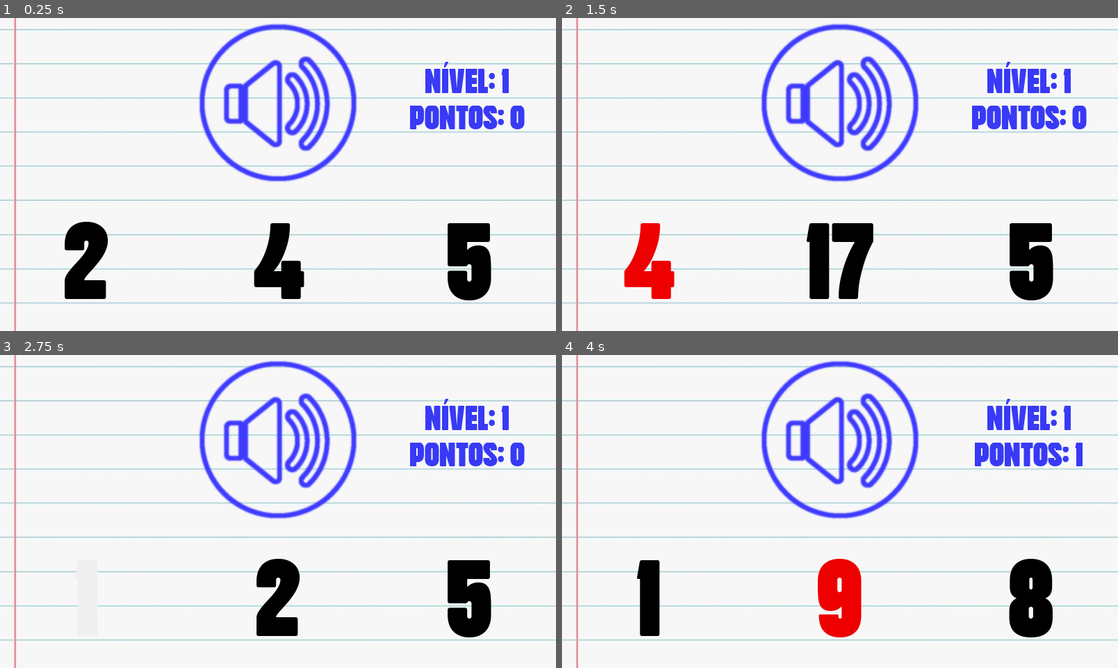
Above: before the commit, frames 1-4 (two rows, left to right).
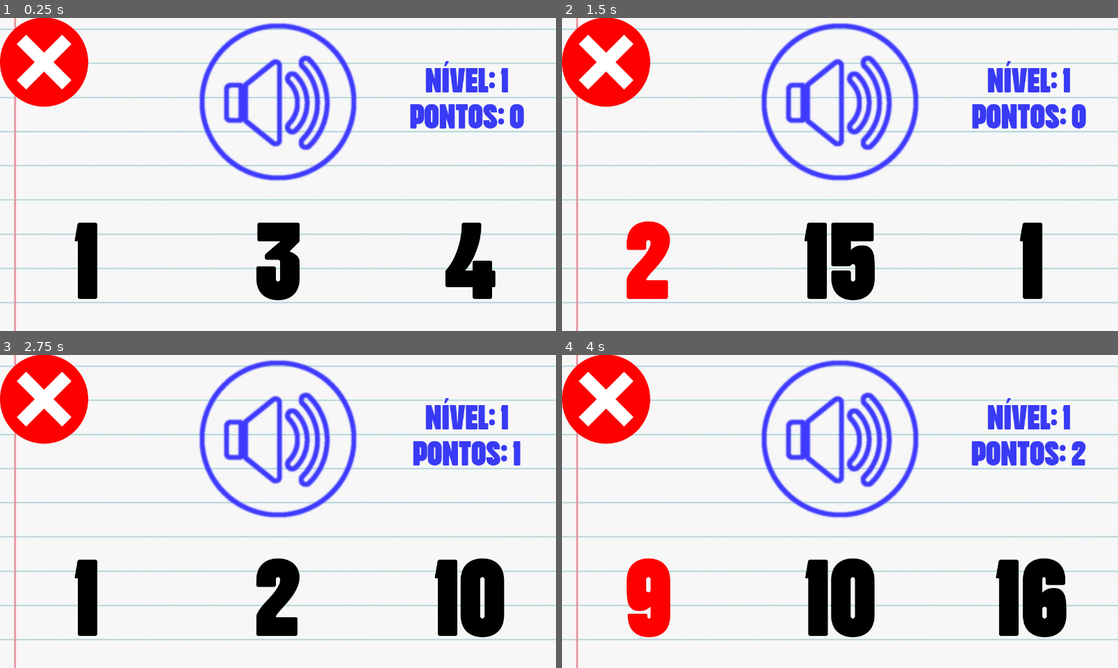
Above: after the commit, the same moments.

Repository: rauanb/Numeros
Game: Godot game, scene res://Main.tscn
The game is run twice, just before and just after one commit, with the same random seed, the same clock (stepped at 60 frames per second) and the same inputs. Sound files missing from this copy of the repository are replaced by a short silence.
Inputs:
- Up to frame 1 (0.25 s): no input
- Up to frame 2 (1.5 s): click "2" (after the commit: "1") at 0.5 s; click "4" (after the commit: "2") at 1.25 s
- Up to frame 3 (2.75 s): click "1" (after the commit: "9") at 2 s
- Up to frame 4 (4 s): click "2" at 2.75 s; click "9" at 3.5 s

The runs differ from the first frame. In frame 1, 9.8% of the frame differs, in the area x 0-100%, y 0-91%; in frame 2, 10%; in frame 3, 10%; in frame 4, 14%.

Commit message:
not hover

Diff:
--- a/Main.gd
+++ b/Main.gd
@@ -2,7 +2,7 @@
 
 var level = 1
 
-var audio_directories = ["res://Level1Sounds/", "res://Level2Sounds/", "res://Level3Sounds/"]
+#var audio_directories = ["res://level1sounds/", "res://level2sounds/", "res://level3sounds/"]
 var audio_list = []
 var name_list = []
 
@@ -11,10 +11,13 @@
 var score = 0
 
 func _ready():
+#	get_audio_list()
 	randomize()
 	OS.set_current_screen(0)
-	audio_list = get_audio_list(level)
-	name_list = audio_list
+#	audio_list = get_audio_list(level)
+	audio_list = Persistent.level1
+	audio_list.shuffle()
+#	name_list = audio_list
 	$CenterContainer/VBoxContainer/HBoxContainer2/Label.text = "Nível: " + str(level) + "\n" + "Pontos: " + str(score)
 	new_challenge()
 
@@ -23,25 +26,33 @@
 		get_tree().quit()
 
 func new_challenge():
+	$CenterContainer/VBoxContainer/HBoxContainer2/PlayButton.emit_signal("pressed")
 	sort_audio()
 
 
 
 func sort_audio():
 	if audio_list.empty():
-		level_up(0)
+		level_up()
 	else:
-		var sorted_audio = audio_list.pop_at(randi() % audio_list.size())
+		var sorted_audio = audio_list.pop_front()
 		sort_buttons(sorted_audio)
-		$audioNum.set_stream(load(audio_directories[level-1] + sorted_audio))
+		$audioNum.set_stream(load(sorted_audio))
 		$audioNum.play()
 
 
 func sort_buttons(correct):
-	var buttons_list = $CenterContainer/VBoxContainer/HBoxContainer.get_children()
+#	var buttons_list = $CenterContainer/VBoxContainer/HBoxContainer.get_children()
+	var buttons_list = [$CenterContainer/VBoxContainer/HBoxContainer/Alt1Button/Label,
+			$CenterContainer/VBoxContainer/HBoxContainer/Alt2Button/Label,
+			$CenterContainer/VBoxContainer/HBoxContainer/Alt3Button/Label]
+	for i in buttons_list.size():
+		buttons_list[i].release_focus()
+		buttons_list[i].add_color_override("font_color", Color(0, 0, 0, 1))
 	var sorted_button = buttons_list.pop_at(randi() % buttons_list.size())
 	correct_button = sorted_button
-	sorted_button.set_modulate(Color(1, 1, 1, 1))
+#	sorted_button.add_color_override("font_color", Color(1, 1, 1, 1))
+	sorted_button.release_focus()
 
 #	format label of button based on the sorted audio
 	correct.erase(0,correct.find("-")+1)
@@ -59,13 +70,14 @@
 
 func check(button):
 	if button == correct_button:
-		button.set_modulate(Color(0, 1, 0, 1))
+#		button.font_color(Color(0, 1, 0, 1))
+		button.add_color_override("font_color", Color(0, 1, 0, 1))
 		score += 1
 		$audioScore.play()
 		yield($audioScore,"finished")
 		update_score()
 	else:
-		button.set_modulate(Color(1, 0, 0, 1))
+		button.add_color_override("font_color", Color(1, 0, 0, 1))
 		$audioError.play()
 		yield($audioError,"finished")
 	new_challenge()
@@ -74,21 +86,28 @@
 	$CenterContainer/VBoxContainer/HBoxContainer2/Label.text = "Nível: " + str(level) + "\n" + "Pontos: " + str(score)
 
 	if score % 10 == 0:
-		level_up(1)
+		level_up()
 		$audioLevelUp.play()
 		yield($audioLevelUp,"finished")
 
-func level_up(incr):
-	level += incr
-	audio_list = get_audio_list(level)
+func level_up():
+	if level == 1:
+		audio_list = Persistent.level1
+	if level == 2:
+		audio_list = Persistent.level2
+	elif level == 3:
+		audio_list = Persistent.level3
+	elif level == 4:
+		audio_list = Persistent.level4
+
 	sort_audio()
 
 
 
-func get_audio_list(level):
+func get_audio_list():
 	var files = []
 	var dir = Directory.new()
-	dir.open(audio_directories[level-1])
+	dir.open("res://level2sounds/")
 	dir.list_dir_begin()
 
 	while true:
@@ -99,7 +118,9 @@
 			files.append(file)
 
 	dir.list_dir_end()
-	return files
+	for i in files.size():
+		files[i] = "res://level1sounds/" + files[i]
+	print(files)
 
 
 func _on_PlayButton_button_up():
@@ -107,13 +128,18 @@
 
 
 func _on_Alt1Button_button_up():
-	check(get_node("CenterContainer/VBoxContainer/HBoxContainer/Alt1Button"))
+	check(get_node("CenterContainer/VBoxContainer/HBoxContainer/Alt1Button/Label"))
 
 
 func _on_Alt2Button_button_up():
-	check(get_node("CenterContainer/VBoxContainer/HBoxContainer/Alt2Button"))
+	check(get_node("CenterContainer/VBoxContainer/HBoxContainer/Alt2Button/Label"))
 
 
 
 func _on_Alt3Button_button_up():
-	check(get_node("CenterContainer/VBoxContainer/HBoxContainer/Alt3Button"))
+	check(get_node("CenterContainer/VBoxContainer/HBoxContainer/Alt3Button/Label"))
+
+
+
+func _on_Button_pressed():
+	get_tree().quit()
--- a/Main.tscn
+++ b/Main.tscn
@@ -1,15 +1,16 @@
-[gd_scene load_steps=12 format=2]
+[gd_scene load_steps=13 format=2]
 
 [ext_resource path="res://Main.gd" type="Script" id=1]
-[ext_resource path="res://UI/font50.tres" type="DynamicFont" id=2]
-[ext_resource path="res://UI/font100.tres" type="DynamicFont" id=3]
-[ext_resource path="res://UI/soundIcon.png" type="Texture" id=4]
-[ext_resource path="res://UI/soundIconH.png" type="Texture" id=5]
-[ext_resource path="res://UI/TransparentButton.tres" type="StyleBox" id=6]
-[ext_resource path="res://Sfx/Error.wav" type="AudioStream" id=7]
-[ext_resource path="res://Sfx/LevelUp.wav" type="AudioStream" id=8]
-[ext_resource path="res://Sfx/Score.wav" type="AudioStream" id=9]
-[ext_resource path="res://UI/wallpaper.jpg" type="Texture" id=10]
+[ext_resource path="res://ui/font50.tres" type="DynamicFont" id=2]
+[ext_resource path="res://ui/font100.tres" type="DynamicFont" id=3]
+[ext_resource path="res://ui/soundIcon.png" type="Texture" id=4]
+[ext_resource path="res://ui/soundIconH.png" type="Texture" id=5]
+[ext_resource path="res://sfx/error.wav" type="AudioStream" id=7]
+[ext_resource path="res://sfx/levelup.wav" type="AudioStream" id=8]
+[ext_resource path="res://sfx/score.wav" type="AudioStream" id=9]
+[ext_resource path="res://ui/wallpaper.jpg" type="Texture" id=10]
+[ext_resource path="res://ui/close.png" type="Texture" id=11]
+[ext_resource path="res://new_theme.tres" type="Theme" id=12]
 
 [sub_resource type="Theme" id=1]
 default_font = ExtResource( 3 )
@@ -17,6 +18,8 @@
 [node name="Main" type="Control"]
 anchor_right = 1.0
 anchor_bottom = 1.0
+margin_top = -1.0
+margin_bottom = -1.0
 theme = SubResource( 1 )
 script = ExtResource( 1 )
 __meta__ = {
@@ -46,7 +49,7 @@
 [node name="VBoxContainer" type="VBoxContainer" parent="CenterContainer"]
 margin_left = 49.0
 margin_top = 9.0
-margin_right = 1100.0
+margin_right = 1231.0
 margin_bottom = 710.0
 custom_constants/separation = 80
 alignment = 1
@@ -99,12 +102,18 @@
 margin_bottom = 251.0
 rect_min_size = Vector2( 300, 250 )
 focus_mode = 0
+theme = ExtResource( 12 )
 custom_colors/font_color = Color( 0, 0, 0, 1 )
-custom_styles/hover = ExtResource( 6 )
-custom_styles/pressed = ExtResource( 6 )
-custom_styles/focus = ExtResource( 6 )
-custom_styles/normal = ExtResource( 6 )
+
+[node name="Label" type="Label" parent="CenterContainer/VBoxContainer/HBoxContainer/Alt1Button"]
+anchor_right = 1.0
+anchor_bottom = 1.0
+custom_colors/font_color = Color( 0, 0, 0, 1 )
 text = "1"
+align = 1
+__meta__ = {
+"_edit_use_anchors_": false
+}
 
 [node name="Alt2Button" type="Button" parent="CenterContainer/VBoxContainer/HBoxContainer"]
 margin_left = 441.0
@@ -112,14 +121,20 @@
 margin_bottom = 251.0
 rect_min_size = Vector2( 300, 250 )
 focus_mode = 0
+theme = ExtResource( 12 )
 custom_colors/font_color = Color( 0, 0, 0, 1 )
-custom_styles/hover = ExtResource( 6 )
-custom_styles/pressed = ExtResource( 6 )
-custom_styles/focus = ExtResource( 6 )
-custom_styles/normal = ExtResource( 6 )
-text = "2"
 __meta__ = {
 "_editor_description_": ""
+}
+
+[node name="Label" type="Label" parent="CenterContainer/VBoxContainer/HBoxContainer/Alt2Button"]
+anchor_right = 1.0
+anchor_bottom = 1.0
+custom_colors/font_color = Color( 0, 0, 0, 1 )
+text = "2"
+align = 1
+__meta__ = {
+"_edit_use_anchors_": false
 }
 
 [node name="Alt3Button" type="Button" parent="CenterContainer/VBoxContainer/HBoxContainer"]
@@ -128,14 +143,20 @@
 margin_bottom = 251.0
 rect_min_size = Vector2( 300, 250 )
 focus_mode = 0
+theme = ExtResource( 12 )
 custom_colors/font_color = Color( 0, 0, 0, 1 )
-custom_styles/hover = ExtResource( 6 )
-custom_styles/pressed = ExtResource( 6 )
-custom_styles/focus = ExtResource( 6 )
-custom_styles/normal = ExtResource( 6 )
-text = "3"
 __meta__ = {
 "_editor_description_": ""
+}
+
+[node name="Label" type="Label" parent="CenterContainer/VBoxContainer/HBoxContainer/Alt3Button"]
+anchor_right = 1.0
+anchor_bottom = 1.0
+custom_colors/font_color = Color( 0, 0, 0, 1 )
+text = "3"
+align = 1
+__meta__ = {
+"_edit_use_anchors_": false
 }
 
 [node name="audioNum" type="AudioStreamPlayer" parent="."]
@@ -149,7 +170,16 @@
 [node name="audioLevelUp" type="AudioStreamPlayer" parent="."]
 stream = ExtResource( 8 )
 
+[node name="Button" type="TextureButton" parent="."]
+margin_right = 203.0
+margin_bottom = 205.0
+texture_normal = ExtResource( 11 )
+__meta__ = {
+"_edit_use_anchors_": false
+}
+
 [connection signal="button_up" from="CenterContainer/VBoxContainer/HBoxContainer2/PlayButton" to="." method="_on_PlayButton_button_up"]
 [connection signal="button_up" from="CenterContainer/VBoxContainer/HBoxContainer/Alt1Button" to="." method="_on_Alt1Button_button_up"]
 [connection signal="button_up" from="CenterContainer/VBoxContainer/HBoxContainer/Alt2Button" to="." method="_on_Alt2Button_button_up"]
 [connection signal="button_up" from="CenterContainer/VBoxContainer/HBoxContainer/Alt3Button" to="." method="_on_Alt3Button_button_up"]
+[connection signal="pressed" from="Button" to="." method="_on_Button_pressed"]
--- a/UI/font100.tres
+++ /dev/null
@@ -1,7 +0,0 @@
-[gd_resource type="DynamicFont" load_steps=2 format=2]
-
-[ext_resource path="res://UI/Hartone Softed.ttf" type="DynamicFontData" id=1]
-
-[resource]
-size = 250
-font_data = ExtResource( 1 )
--- a/UI/font50.tres
+++ /dev/null
@@ -1,7 +0,0 @@
-[gd_resource type="DynamicFont" load_steps=2 format=2]
-
-[ext_resource path="res://UI/Hartone Softed.ttf" type="DynamicFontData" id=1]
-
-[resource]
-size = 80
-font_data = ExtResource( 1 )
--- /dev/null
+++ b/new_theme.tres
@@ -0,0 +1,23 @@
+[gd_resource type="Theme" load_steps=6 format=2]
+
+[sub_resource type="StyleBoxEmpty" id=1]
+
+[sub_resource type="StyleBoxEmpty" id=2]
+
+[sub_resource type="StyleBoxEmpty" id=3]
+
+[sub_resource type="StyleBoxEmpty" id=4]
+
+[sub_resource type="StyleBoxEmpty" id=5]
+
+[resource]
+Button/colors/font_color = Color( 0, 0, 0, 1 )
+Button/colors/font_color_disabled = Color( 0, 0, 0, 1 )
+Button/colors/font_color_focus = Color( 0, 0, 0, 1 )
+Button/colors/font_color_hover = Color( 0, 0, 0, 1 )
+Button/colors/font_color_pressed = Color( 0, 0, 0, 1 )
+Button/styles/disabled = SubResource( 1 )
+Button/styles/focus = SubResource( 2 )
+Button/styles/hover = SubResource( 3 )
+Button/styles/normal = SubResource( 4 )
+Button/styles/pressed = SubResource( 5 )
--- /dev/null
+++ b/persistent.gd
@@ -0,0 +1,21 @@
+extends Node
+
+onready var level1 = ["res://level1sounds/b-6.ogg", "res://level1sounds/a-3.ogg"
+, "res://level1sounds/b-8.ogg", "res://level1sounds/a-10.ogg", "res://level1sounds/b-4.ogg"
+, "res://level1sounds/b-1.ogg", "res://level1sounds/b-2.ogg", "res://level1sounds/a-2.ogg"
+, "res://level1sounds/a-6.ogg", "res://level1sounds/b-5.ogg", "res://level1sounds/b-10.ogg"
+, "res://level1sounds/a-5.ogg", "res://level1sounds/a-7.ogg", "res://level1sounds/a-8.ogg"
+, "res://level1sounds/a-4.ogg", "res://level1sounds/a-1.ogg", "res://level1sounds/a-9.ogg"
+, "res://level1sounds/b-9.ogg", "res://level1sounds/b-3.ogg"]
+
+onready var level2 = ["res://level2sounds/a-26.ogg", "res://level2sounds/e-30.ogg"
+," res://level2sounds/a-25.ogg", "res://level2sounds/e-29.ogg", "res://level2sounds/a-17.ogg"
+, "res://level2sounds/a-11.ogg", "res://level2sounds/a-22.ogg", "res://level2sounds/a-13.ogg"
+, "res://level2sounds/a-24.ogg", "res://level2sounds/e-23.ogg", "res://level2sounds/a-7.ogg"
+, "res://level2sounds/e-25.ogg", "res://level2sounds/e-28.ogg", "res://level2sounds/e-22.ogg"
+, "res://level2sounds/a-14.ogg", "res://level2sounds/e-26.ogg", "res://level2sounds/a-20.ogg"
+, "res://level2sounds/a-12.ogg", "res://level2sounds/a-27.ogg", "res://level2sounds/a-30.ogg"
+, "res://level2sounds/e-21.ogg", "res://level2sounds/a-28.ogg", "res://level2sounds/a-16.ogg"
+, "res://level2sounds/e-27.ogg", "res://level2sounds/a-15.ogg", "res://level2sounds/a-18.ogg"
+, "res://level2sounds/a-29.ogg", "res://level2sounds/a-19.ogg", "res://level2sounds/e-24.ogg"
+, "res://level2sounds/a-23.ogg", "res://level2sounds/e-20.ogg"]
--- a/project.godot
+++ b/project.godot
@@ -14,13 +14,17 @@
 run/main_scene="res://Main.tscn"
 config/icon="res://icon.png"
 
+[autoload]
+
+Persistent="*res://persistent.gd"
+
 [display]
 
 window/size/width=1280
 window/size/height=720
 window/size/test_width=640
 window/size/test_height=360
-window/stretch/mode="2d"
+window/stretch/mode="viewport"
 window/stretch/aspect="keep"
 
 [physics]
--- /dev/null
+++ b/ui/font100.tres
@@ -0,0 +1,7 @@
+[gd_resource type="DynamicFont" load_steps=2 format=2]
+
+[ext_resource path="res://ui/hartonesofted.ttf" type="DynamicFontData" id=1]
+
+[resource]
+size = 250
+font_data = ExtResource( 1 )
--- /dev/null
+++ b/ui/font50.tres
@@ -0,0 +1,7 @@
+[gd_resource type="DynamicFont" load_steps=2 format=2]
+
+[ext_resource path="res://ui/hartonesofted.ttf" type="DynamicFontData" id=1]
+
+[resource]
+size = 80
+font_data = ExtResource( 1 )
Not shown, removed: Level1Sounds/a-1.ogg.import
Not shown, removed: Level1Sounds/a-10.ogg.import
Not shown, removed: Level1Sounds/a-2.ogg.import
Not shown, removed: Level1Sounds/a-3.ogg.import
Not shown, removed: Level1Sounds/a-4.ogg.import
Not shown, removed: Level1Sounds/a-5.ogg.import
Not shown, removed: Level1Sounds/a-6.ogg.import
Not shown, removed: Level1Sounds/a-7.ogg.import
Not shown, removed: Level1Sounds/a-8.ogg.import
Not shown, removed: Level1Sounds/a-9.ogg.import
Not shown, removed: Level1Sounds/b-1.ogg.import
Not shown, removed: Level1Sounds/b-10.ogg.import
(and 319 more such lines)
